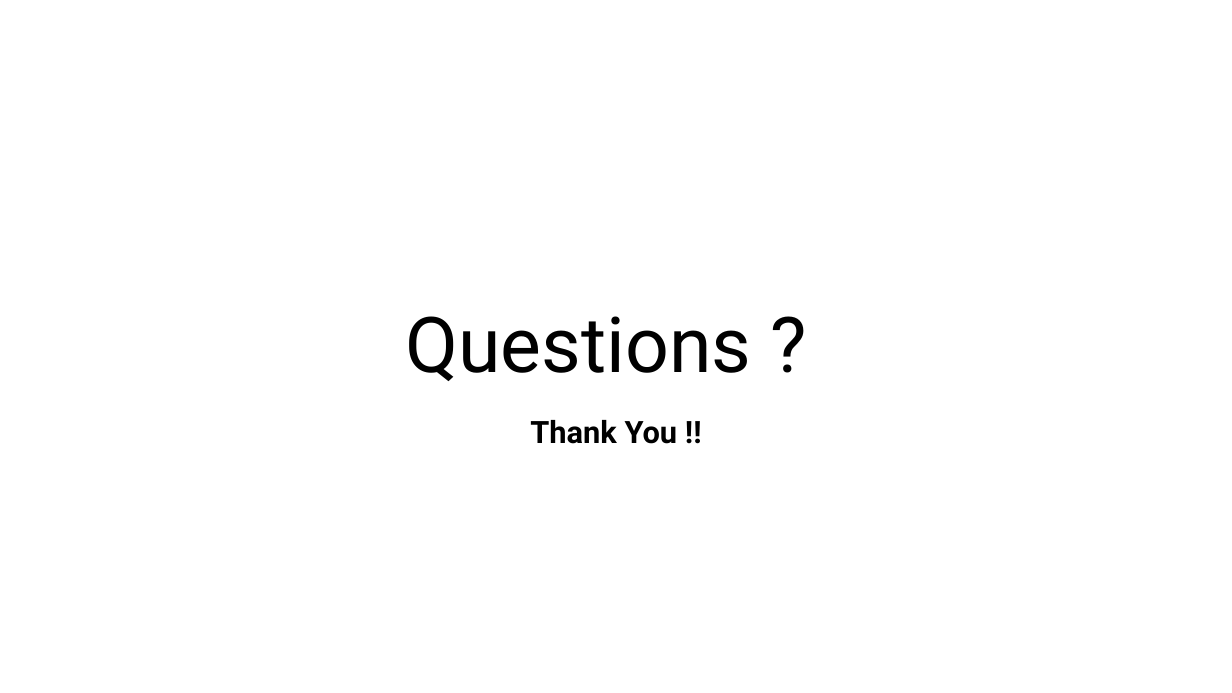
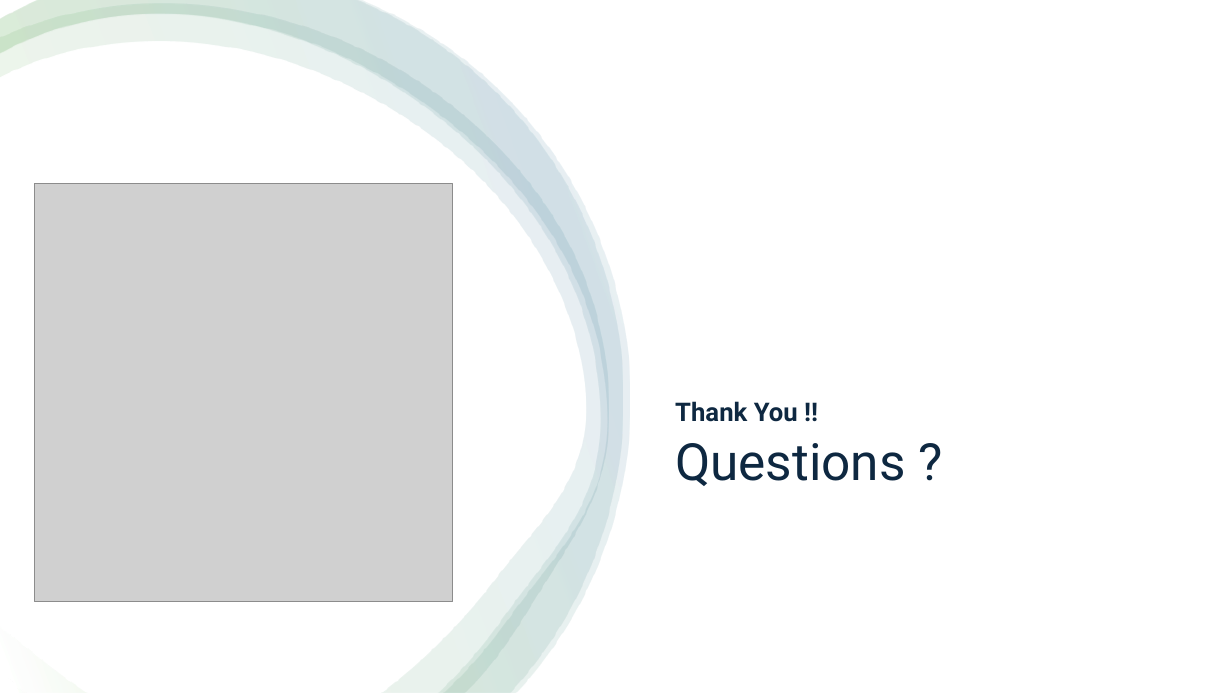
Before and after one commit to monikatyagiisc/grid-optimization-with-weather, a slide deck: slide 25 of DataEnggFinalProjectPPT.pptx (slide 12 before the commit). Drawn at 1232x693 pixels with LibreOffice and Linux fonts; fonts in the diff are those of the drawing; grey boxes stand for pictures. Boxes give left, top, right and bottom in pixels: in the first picture for what was removed or moved away, otherwise in the second. Text is boxed around its words. In the diff, an @@ line names an element or a change of style, - is before the commit and + after.

```diff
--- a/DataEnggFinalProjectPPT.pptx
+++ b/DataEnggFinalProjectPPT.pptx
@@ rectangle added at (0,0,1232,693), fill #FFFFFF @@
@@ freeform shape added at (0,4,609,693), fill gradient #FFFFFF to #4EA72E to #156082 @@
@@ freeform shape added at (0,0,623,693), fill gradient #FFFFFF to #4EA72E to #156082 @@
@@ freeform shape added at (0,0,630,692), fill gradient #FFFFFF to #4EA72E to #156082 @@
@@ picture added at (34,184,453,603) @@
@@ text "Thank You !!": place and size @@
-text "Thank You !!" at (530,420,678,444)
+text "Thank You !!" at (675,401,798,422)
@@ text "Thank You !!" at (675,401,798,422): size 24 to 20 pt, text colour #000000 to #0E2841; alignment centre to left; vertical alignment top to bottom @@
@@ title "Questions ?": place and size @@
-title "Questions ?" at (406,316,752,381)
+title "Questions ?" at (675,443,906,486)
@@ title "Questions ?" at (675,443,906,486): size 60 to 40 pt, text colour #000000 to #0E2841; alignment centre to left; vertical alignment bottom to top @@
```
Also in this commit, not shown: 4 other slides changed, 13 slides added.
